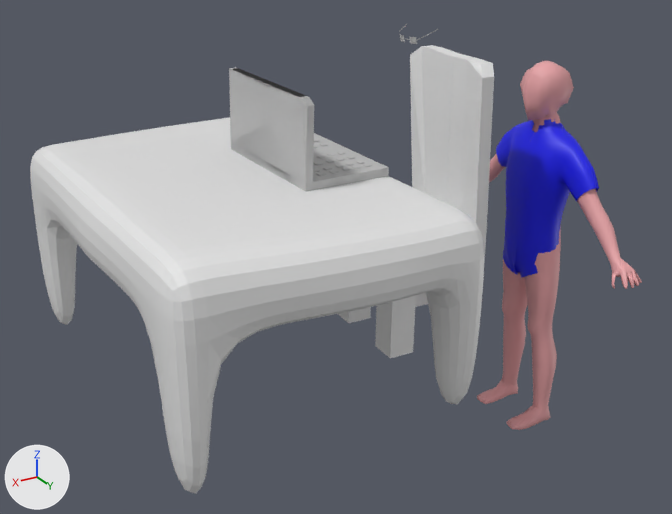
A saved change to the Blender file BASEmodel.blend.
Rendered twice from a 50 mm lens placed at (12.3, 23.5, 11.2), pointed at (-1.9, -0.1, -0.6). Lighting does not change. The marker at lower left points along +X, +Y and +Z.
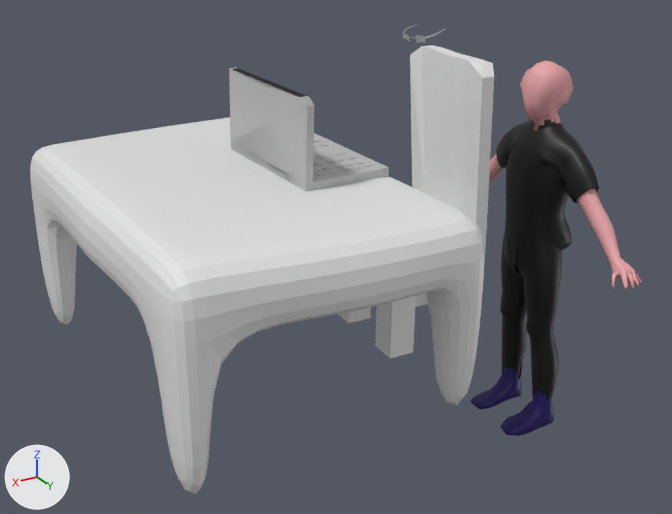
The change, as a diff of the scene's bpy script:
```diff
--- a/BASEmodel.blend.py
+++ b/BASEmodel.blend.py
@@ mat_preto @@
+mat_preto = principled_material('preto')
+mat_preto.base_color = (0.0, 0.0, 0.0)  # black #000000
@@ mat_material_004 @@
+mat_material_004 = principled_material('Material.004')
+mat_material_004.base_color = (0.0109, 0.0, 0.128)  # dark purple #1b0064
@@ me_cube_006 @@
 # used by ob_cube_005; location = (-8.88, 1.42, -8.12); rotation_euler = (0.0, 0.0, 1.47), in degrees (0, 0, 84); scale = (2.69, 2.89, 2.69)
-me_cube_006.from_pydata(...)  # 389 vertices, 364 faces; spans x -0.1..0.98, y -0.31..0.34, z 2.17..4.28
+me_cube_006.from_pydata(...)  # 777 vertices, 728 faces; spans x -0.98..0.98, y -0.31..0.34, z 2.17..4.28
+# me_cube_006 part 1: 106 vertices moved from x -0.04..0.88, y -0.25..0.25, z 2.54..4.11 to x -0.07..0.87, y -0.25..0.33, z 2.53..4.12; 388 vertices added at x -0.98..0.1, y -0.31..0.34, z 2.17..4.28
+# me_cube_006 part 2: 364 faces spanning x -0.1..0.98, y -0.31..0.34, z 2.17..4.28 switch from mat_blue (blue #070de7) to mat_preto (black #000000)
@@ me_cube_008 @@
+me_cube_008.from_pydata(...)  # 208 vertices, 214 faces; spans x -0.505..0.505, y -0.463..0.243, z 0.075..0.644
+me_cube_008.polygons.foreach_set('use_smooth', [True] * 214)
+me_cube_008.materials.append(mat_material_004)  # dark purple #1b0064
@@ me_cube_007 @@
+me_cube_007.from_pydata(...)  # 773 vertices, 734 faces; spans x -0.54..0.54, y -0.29..0.31, z 0.14..3.1
+me_cube_007.polygons.foreach_set('use_smooth', [True] * 734)
+me_cube_007.materials.append(mat_preto)  # black #000000
@@ ob_cube_002 @@
 ob_cube_002 = bpy.data.objects.new('Cube.002', me_cube_005)
-ob_cube_002.location = (-3.83, 0.9, 6.33)
+ob_cube_002.location = (-3.94, 0.99, 6.38)
 ob_cube_002.rotation_euler = (0.204, -0.0201, 1.668)  # degrees (12, -1.2, 96)
-ob_cube_002.scale = (2.55, 2.74, 4.0)
+ob_cube_002.scale = (3.3, 2.75, 4.0)
@@ ob_cube_005 @@
 ob_cube_005.scale = (2.69, 2.89, 2.69)
-_m = ob_cube_005.modifiers.new('Mirror', 'MIRROR')
-_m.use_clip = True
@@ ob_cube_007 @@
+ob_cube_007 = bpy.data.objects.new('Cube.007', me_cube_008)
+ob_cube_007.location = (-8.88, 1.49, -8.12)
+ob_cube_007.rotation_euler = (0.0, 0.0, 1.47)  # degrees (0, 0, 84)
+ob_cube_007.scale = (2.69, 2.89, 2.69)
@@ ob_cube_006 @@
+ob_cube_006 = bpy.data.objects.new('Cube.006', me_cube_007)
+ob_cube_006.location = (-8.88, 1.42, -8.12)
+ob_cube_006.rotation_euler = (0.0, 0.0, 1.47)  # degrees (0, 0, 84)
+ob_cube_006.scale = (2.69, 2.89, 2.69)
```

What differs and where, as boxes [x1, y1, x2, y2] in the pictures (672 x 514 px):
'Cube.005', reshaped, modifiers changed: [496, 119, 599, 278] in both
'Cube.006', added (black): after [500, 230, 562, 400]
'Cube.007', added: after [471, 364, 554, 436]
'Cube.002', moved, rescaled (15% wider): before [399, 24, 438, 44]; after [402, 24, 447, 43]
part 1 of me_cube_006, built on: before [496, 121, 589, 255]; after [496, 120, 589, 275]
part 2 of me_cube_006, recoloured (blue to black): [507, 119, 599, 278] in both
'Cube', unchanged, covered by the edit: before [477, 61, 642, 430]; after [489, 61, 642, 390]
